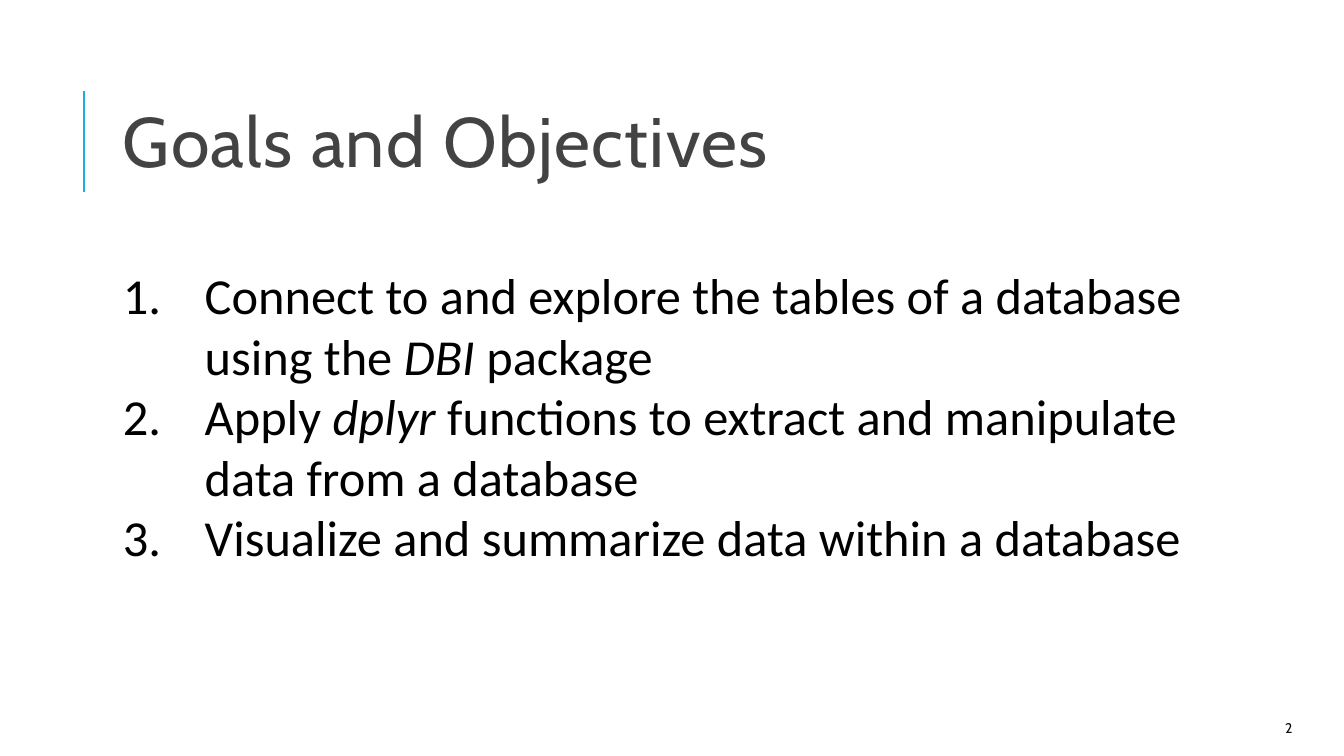
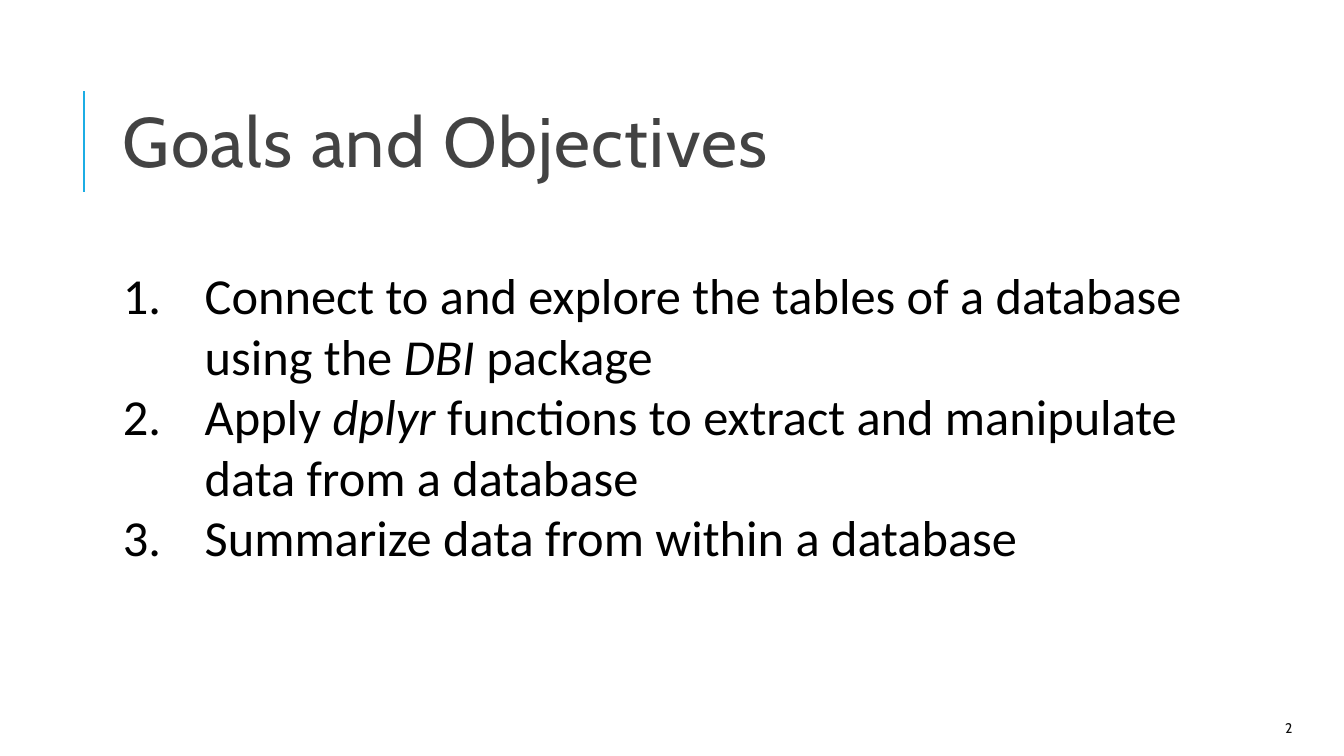
Before and after one commit to amromeo/api_r_int_db_24, a slide deck: slide 2 of presentations/02 - Databases with R.pptx. Drawn at 1344x756 pixels with LibreOffice and Linux fonts; fonts in the diff are those of the drawing. Boxes give left, top, right and bottom in pixels: in the first picture for what was removed or moved away, otherwise in the second. Text is boxed around its words. In the diff, an @@ line names an element or a change of style, - is before the commit and + after.

```diff
--- a/presentations/02 - Databases with R.pptx
+++ b/presentations/02 - Databases with R.pptx
@@ text at bbox=[205, 521, 1017, 557]: text changed @@
-3. Visualize and summarize data within a database
+3. Summarize data from within a database
```
Also in this commit, not shown: 10 other slides changed, 1 slide added, 1 other file.
